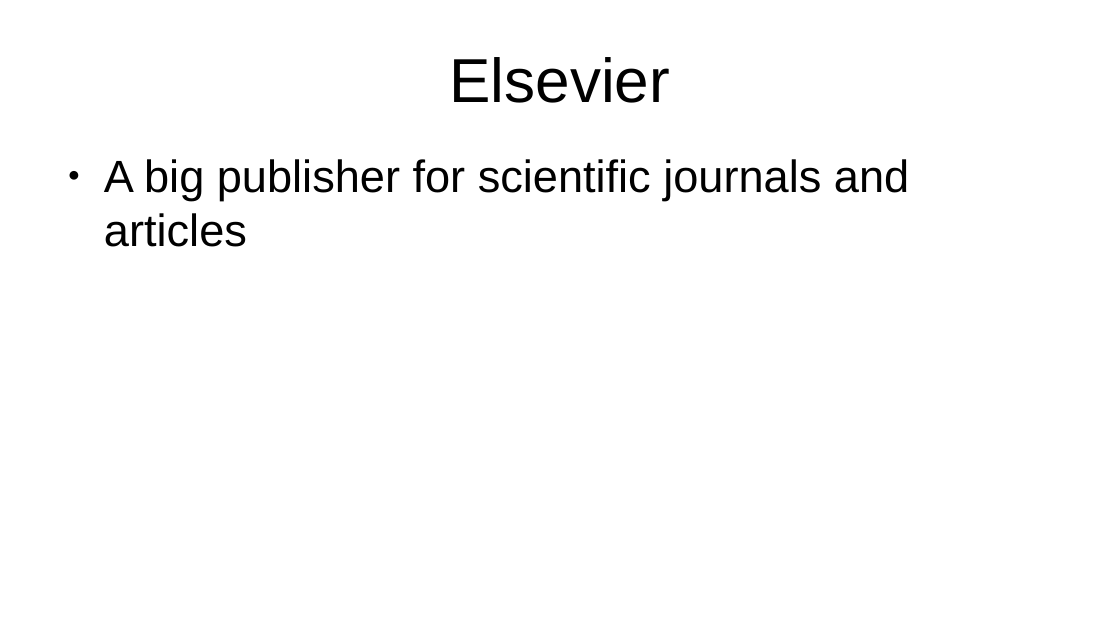
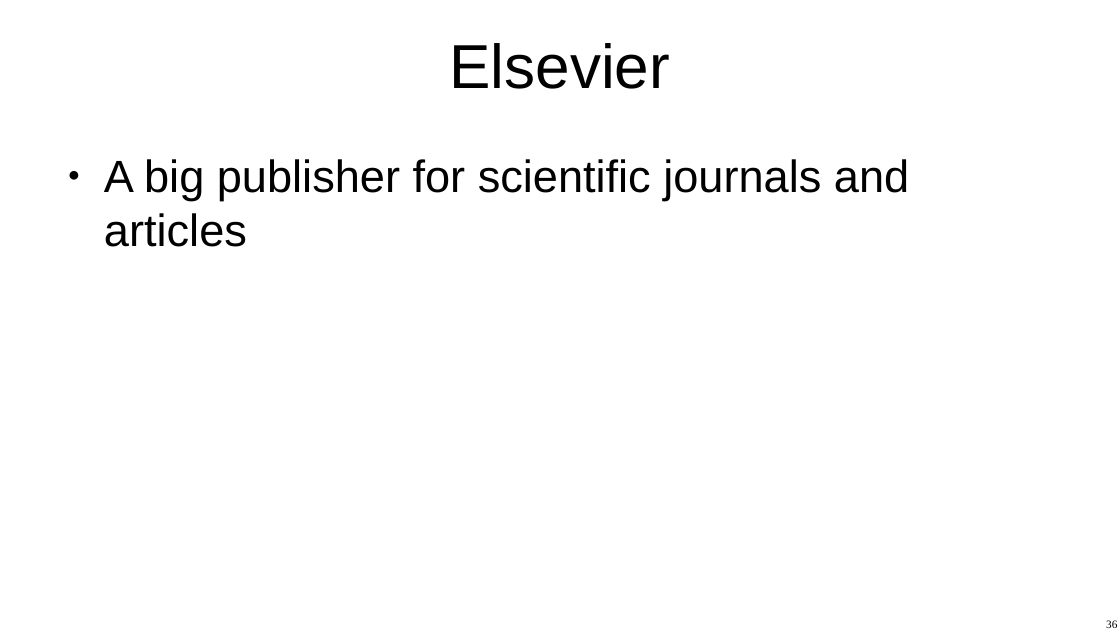
Before and after one commit to XibrenX/MasterThesis, a slide deck: slide 36 of slides/presentatie.odp (slide 31 before the commit). Drawn at 1120x630 pixels with LibreOffice and Linux fonts; fonts in the diff are those of the drawing. Boxes give left, top, right and bottom in pixels: in the first picture for what was removed or moved away, otherwise in the second. Text is boxed around its words. In the diff, an @@ line names an element or a change of style, - is before the commit and + after.

```diff
--- a/slides/presentatie.odp
+++ b/slides/presentatie.odp
@@ title "Elsevier": place and size @@
-title "Elsevier" at [449,57,670,103]
+title "Elsevier" at [449,43,670,89]
@@ page number added at [1106,620,1117,628], 8 pt, text #000000 @@
+36
```
Also in this commit, not shown: 34 other slides changed, 7 slides added, 1 slide removed, 5 other files.
